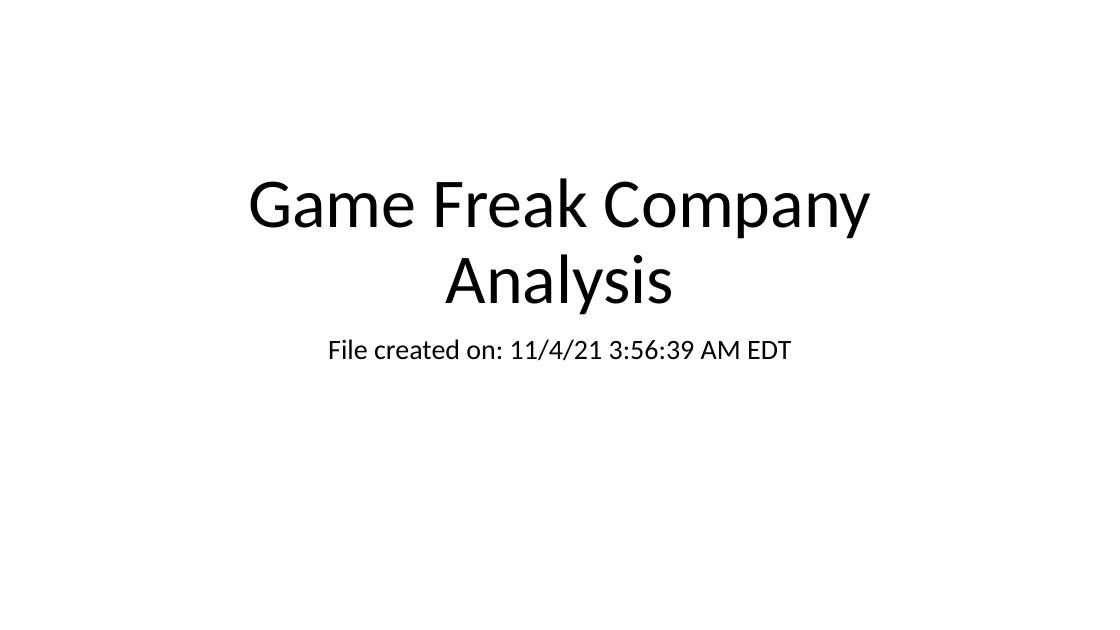
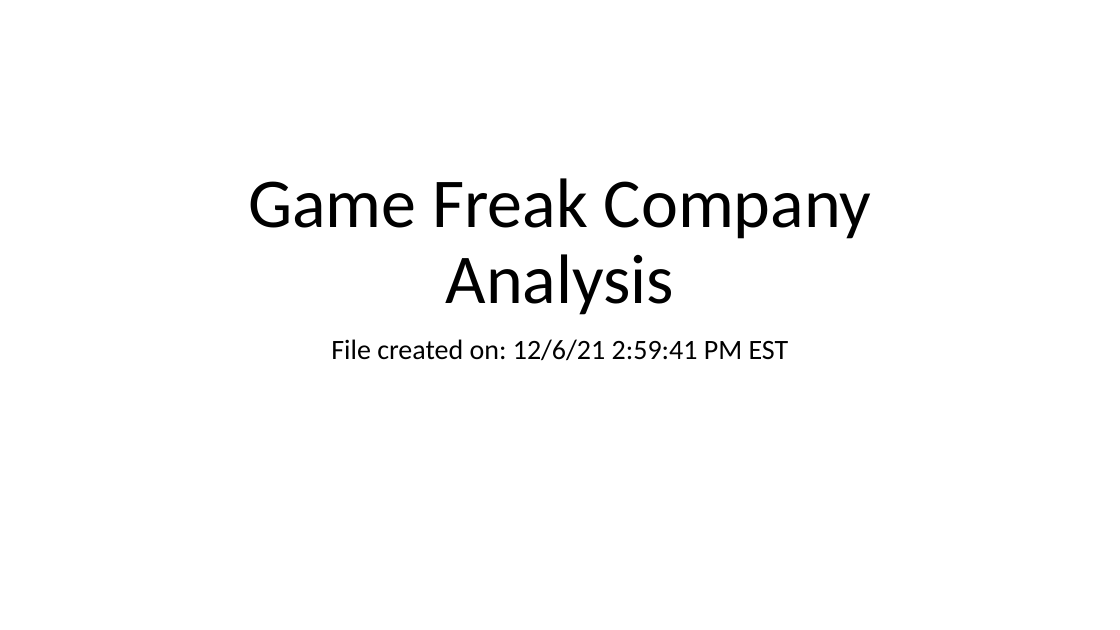
Before and after one commit to QubeChan/Pokemon-Game-Freak-Tableau-Analysis-V2, a slide deck: slide 1 of Game Freak Company Analysis.pptx. Drawn at 1120x630 pixels with LibreOffice and Linux fonts; fonts in the diff are those of the drawing. Boxes give left, top, right and bottom in pixels: in the first picture for what was removed or moved away, otherwise in the second. Text is boxed around its words. In the diff, an @@ line names an element or a change of style, - is before the commit and + after.

Commit message:
updated slides and powerpoint

```diff
--- a/Game Freak Company Analysis.pptx
+++ b/Game Freak Company Analysis.pptx
@@ subtitle at [331,339,789,361]: text changed @@
-File created on: 11/4/21 3:56:39 AM EDT
+File created on: 12/6/21 2:59:41 PM EST
```
Also in this commit, not shown: 10 other files.
